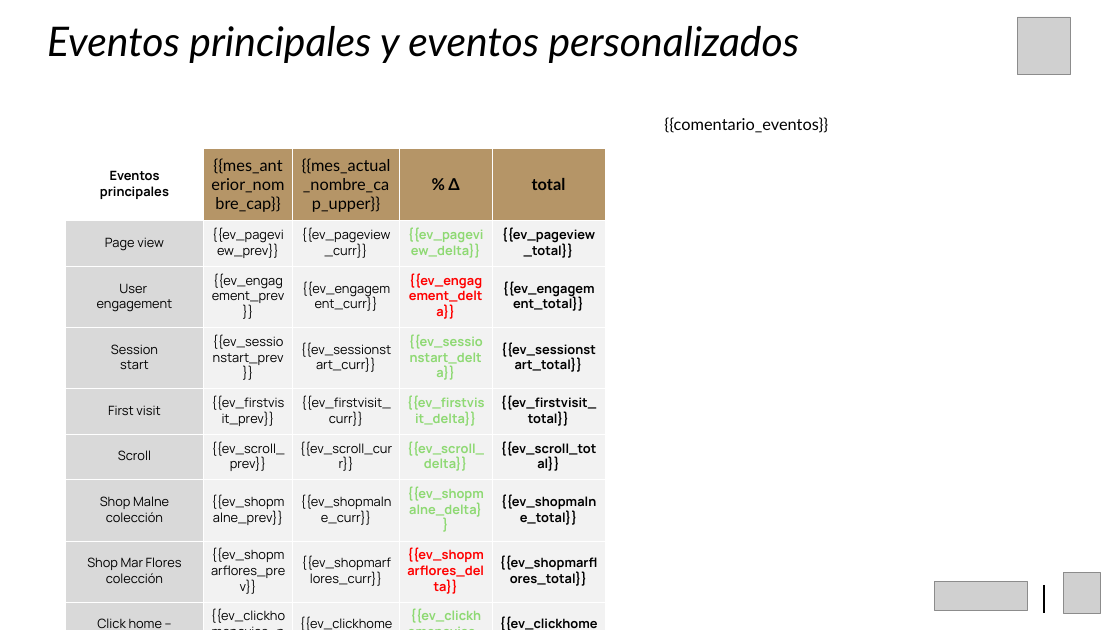
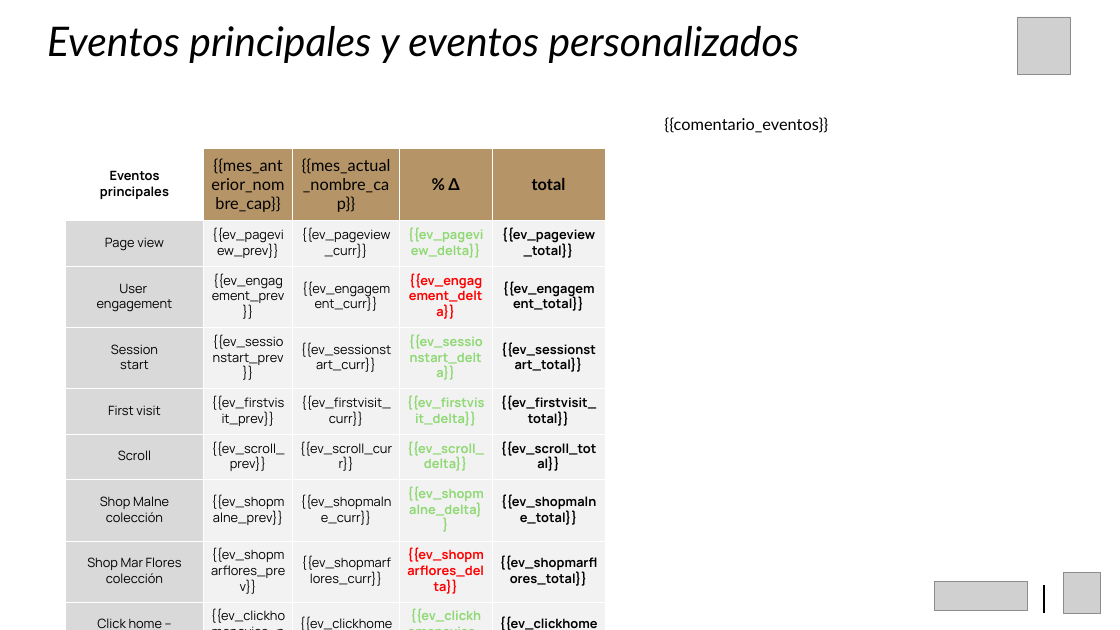
Before and after one commit to eleonoragabriele02/client-reports-automation, a slide deck: slide 10 of Malne-Template.pptx. Drawn at 1120x630 pixels with LibreOffice and Linux fonts; fonts in the diff are those of the drawing; grey boxes stand for pictures. Boxes give left, top, right and bottom in pixels: in the first picture for what was removed or moved away, otherwise in the second. Text is boxed around its words. In the diff, an @@ line names an element or a change of style, - is before the commit and + after.

```diff
--- a/Malne-Template.pptx
+++ b/Malne-Template.pptx
@@ table at (66, 149, 605, 630) @@
-row 1, column 3: {{mes_actual_nombre_cap_upper}}
+row 1, column 3: {{mes_actual_nombre_cap}}
```
Also in this commit, not shown: 1 other slide changed.
